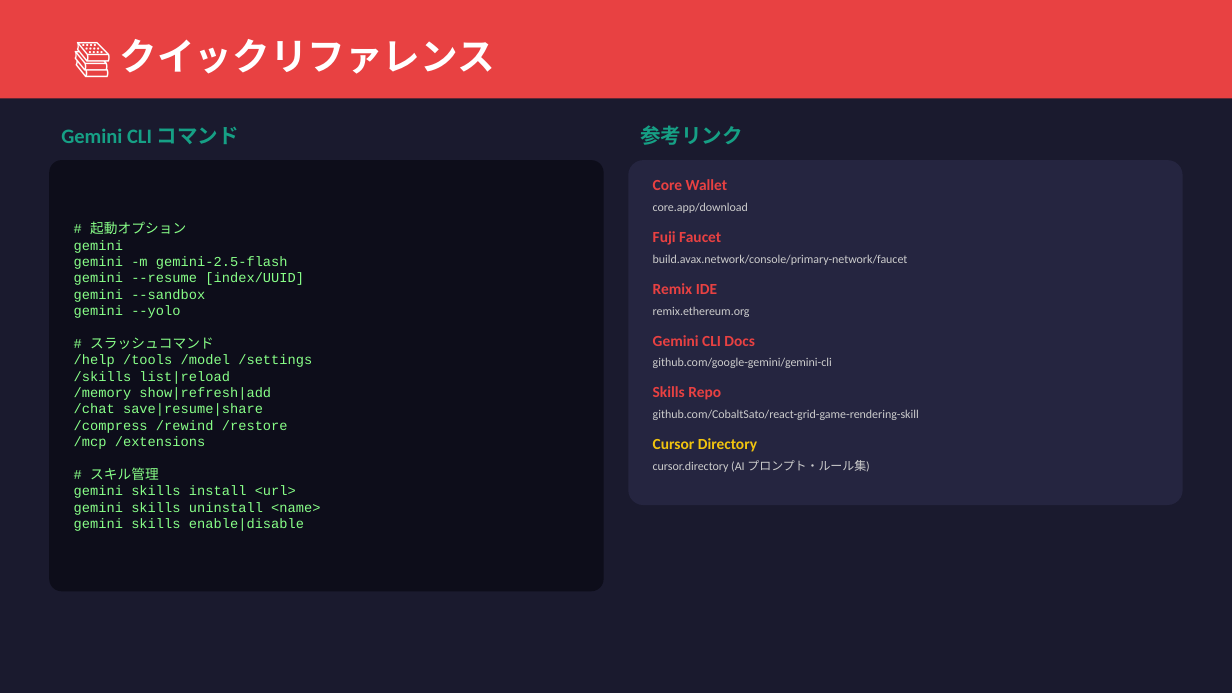
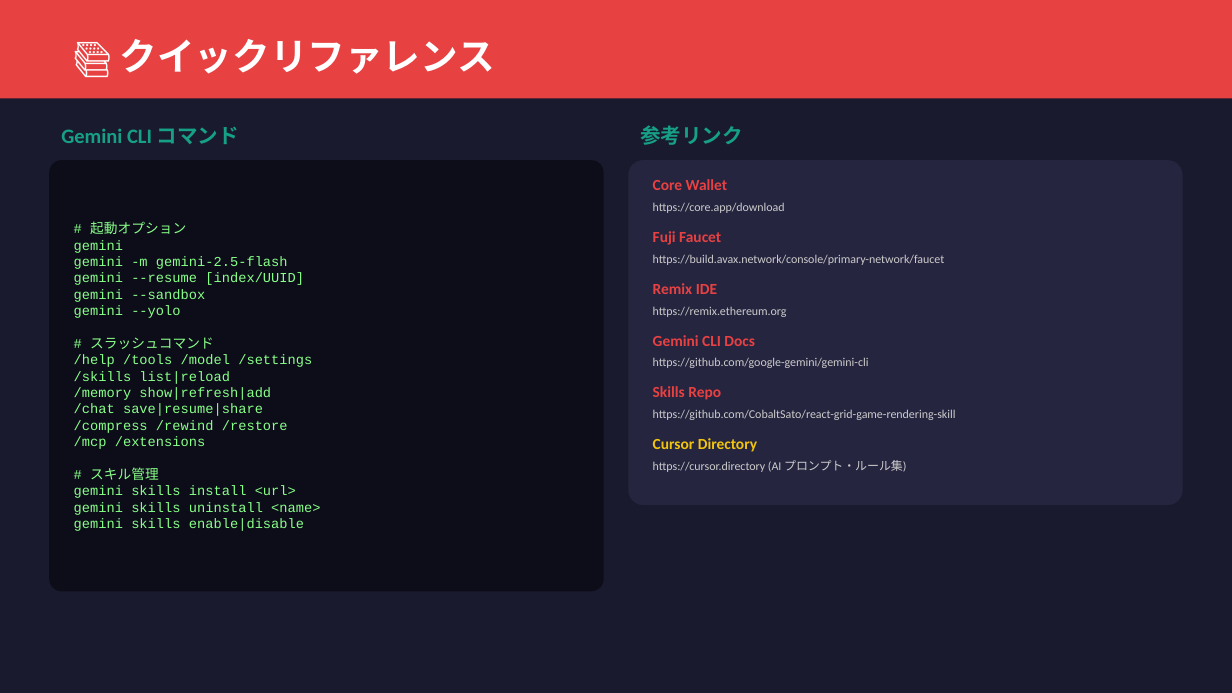
Before and after one commit to CobaltSato/avalanche-build-games-tool-kit, a slide deck: slide 21 of docs/hands-on/avalanche-ai-handson-demo.pptx. Drawn at 1232x693 pixels with LibreOffice and Linux fonts; fonts in the diff are those of the drawing. Boxes give left, top, right and bottom in pixels: in the first picture for what was removed or moved away, otherwise in the second. Text is boxed around its words. In the diff, an @@ line names an element or a change of style, - is before the commit and + after.

```diff
--- a/docs/hands-on/avalanche-ai-handson-demo.pptx
+++ b/docs/hands-on/avalanche-ai-handson-demo.pptx
@@ text at (653,203,785,213): text changed @@
-core.app/download
+https://core.app/download
@@ text at (653,254,945,265): text changed @@
-build.avax.network/console/primary-network/faucet
+https://build.avax.network/console/primary-network/faucet
@@ text at (653,307,787,317): text changed @@
-remix.ethereum.org
+https://remix.ethereum.org
@@ text at (653,357,869,368): text changed @@
-github.com/google-gemini/gemini-cli
+https://github.com/google-gemini/gemini-cli
@@ text at (653,409,956,420): text changed @@
-github.com/CobaltSato/react-grid-game-rendering-skill
+https://github.com/CobaltSato/react-grid-game-rendering-skill
@@ text at (653,460,906,472): text changed @@
-cursor.directory (AI プロンプト・ルール集)
+https://cursor.directory (AI プロンプト・ルール集)
```
Also in this commit, not shown: 4 other slides changed.
